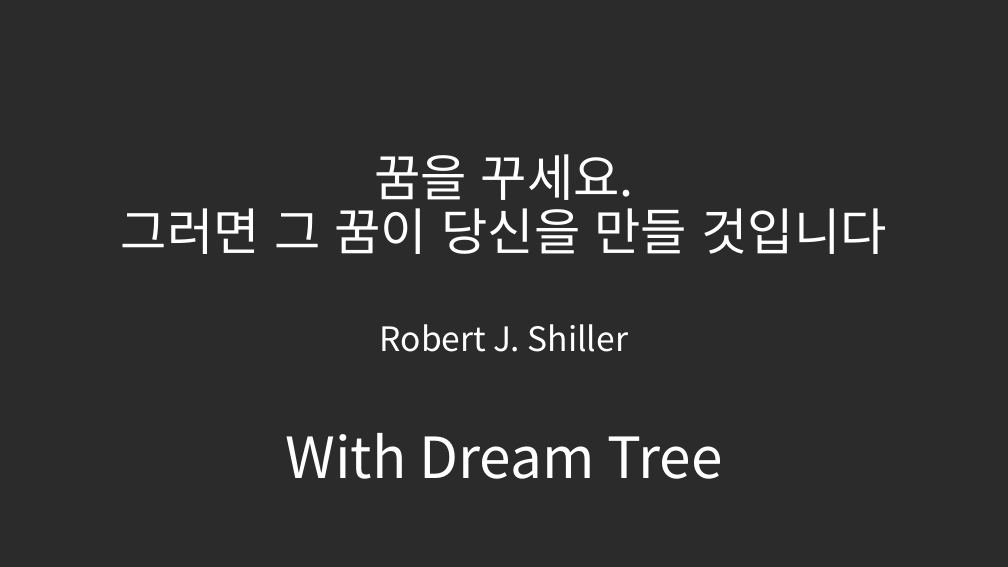
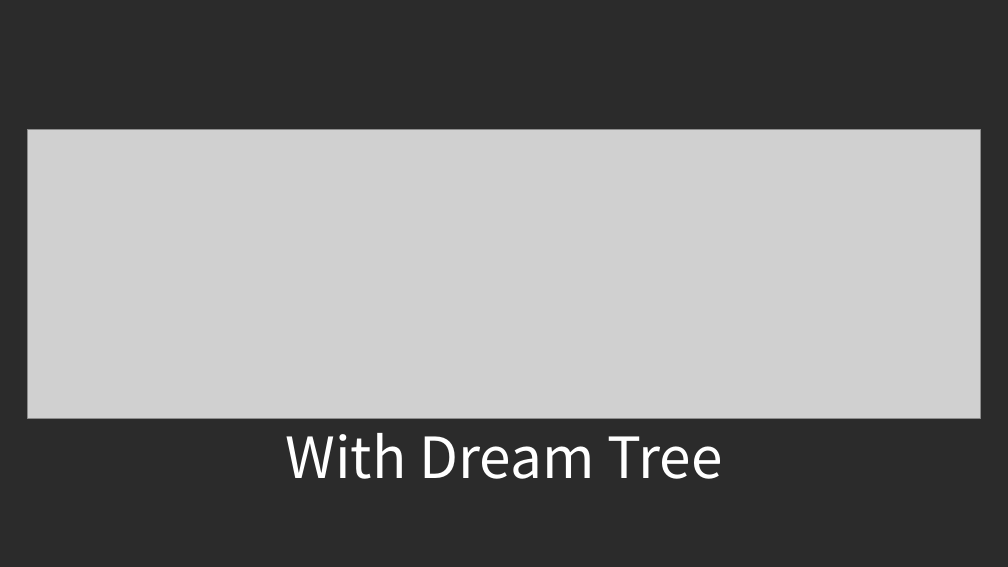
Before and after one commit to SunrinParty2018/Document, a slide deck: slide 16 of 3학년1반3조ppt.pptx (slide 13 before the commit). Drawn at 1008x567 pixels with LibreOffice and Linux fonts; fonts in the diff are those of the drawing; grey boxes stand for pictures; background and template pictures are left out; a plain dark background stands for a picture behind light text. Boxes give left, top, right and bottom in pixels: in the first picture for what was removed or moved away, otherwise in the second. Text is boxed around its words. In the diff, an @@ line names an element or a change of style, - is before the commit and + after.

```diff
--- a/3학년1반3조ppt.pptx
+++ b/3학년1반3조ppt.pptx
@@ picture added at box(27, 130, 981, 418) @@
@@ text removed at box(121, 154, 886, 352) @@
-꿈을 꾸세요.
-그러면 그 꿈이 당신을 만들 것입니다
-Robert J. Shiller
```
Also in this commit, not shown: 6 other slides changed, 4 slides added, 1 slide removed.
